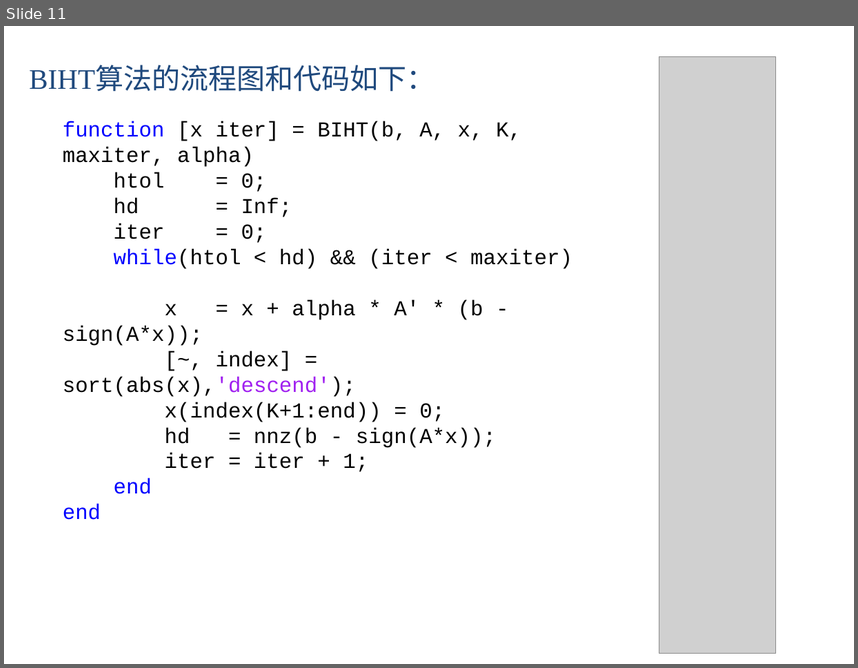
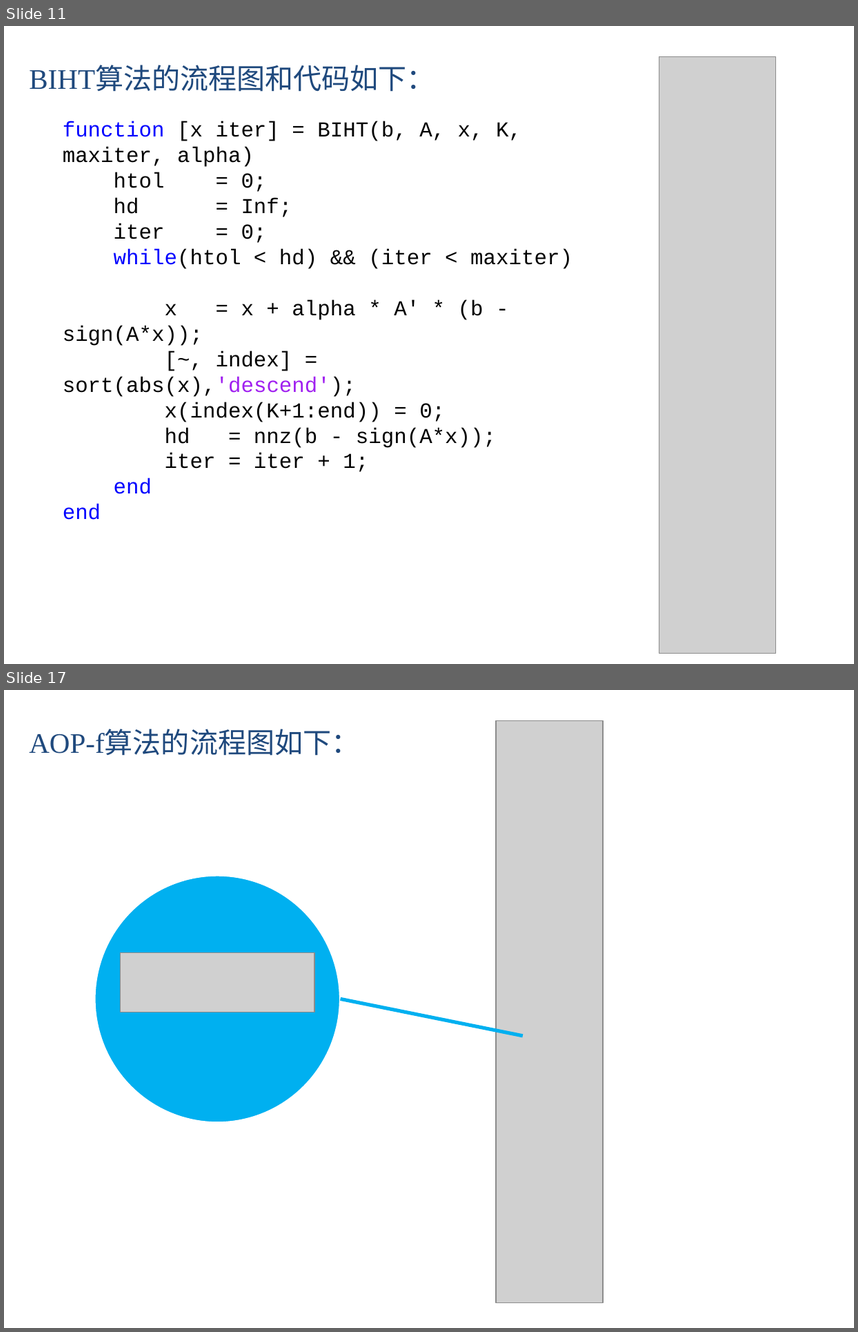
Before and after one commit to cyq7on/MyPaper_Xhu, a slide deck: 答辩.pptx. Shown one above the other, each under a label of ours: slide 11 before the commit, slides 11 and 17 after it; the slides between them are not shown. The pictures are 858x668 and 858x1332 pixels, drawn with LibreOffice and Linux fonts; fonts in the diff are those of the drawing; grey boxes stand for pictures; background and template pictures are left out. Boxes give left, top, right and bottom in pixels: in the first picture for what was removed or moved away, otherwise in the second. Text is boxed around its words. In the diff, an @@ line names an element or a change of style, - is before the commit and + after.

```diff
--- a/答辩.pptx
+++ b/答辩.pptx
@@ slide 17 added at (4,690,854,1328), background picture (left out) @@
@@ text added at (29,731,359,756), 24 pt, text #1F497D @@
+AOP-f算法的流程图如下：
@@ picture added at (496,720,604,1302) @@
@@ ellipse added at (94,876,340,1123), fill #00B0F0, outline #FFFFFF 2 pt @@
@@ picture added at (121,953,315,1012) @@
@@ line added from (341, 998) to (523, 1035), #00B0F0 3 pt @@
```
Also in this commit, not shown: 5 slides changed, 6 other slides added, 1 other file.
